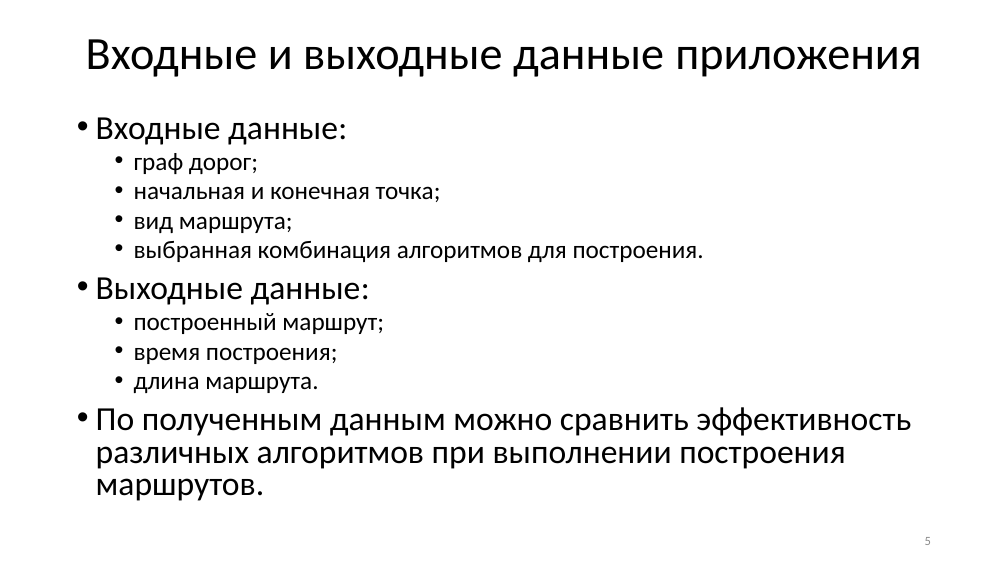
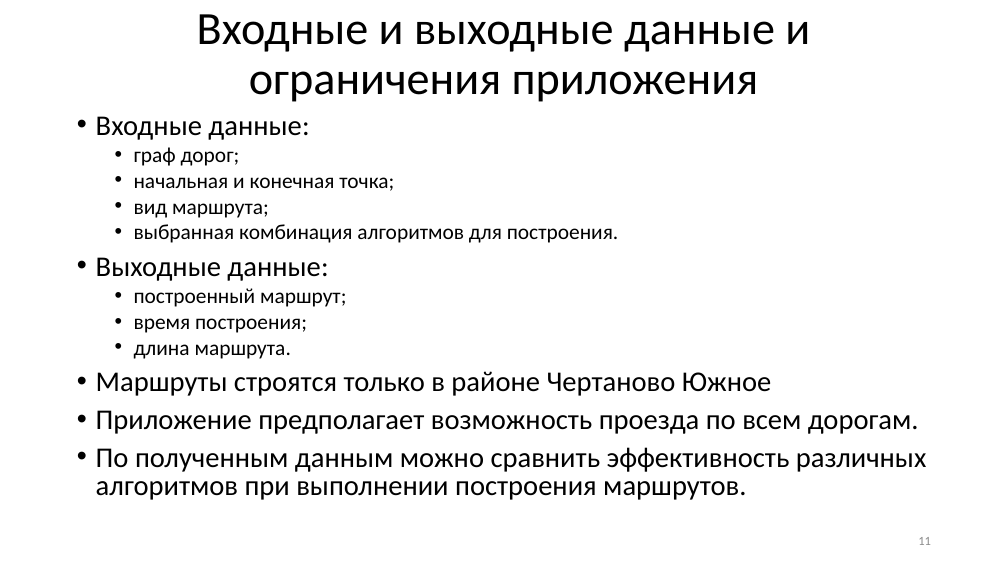
Before and after one commit to GorshkovNikita/Diploma, a slide deck: slide 11 of Documentation/Метод построения велосипедных маршрутов.pptx (slide 5 before the commit). Drawn at 1008x567 pixels with LibreOffice and Linux fonts; fonts in the diff are those of the drawing. Boxes give left, top, right and bottom in pixels: in the first picture for what was removed or moved away, otherwise in the second. Text is boxed around its words. In the diff, an @@ line names an element or a change of style, - is before the commit and + after.

```diff
--- a/Documentation/Метод построения велосипедных маршрутов.pptx
+++ b/Documentation/Метод построения велосипедных маршрутов.pptx
@@ text at <box>197,14,810,102</box>: text changed @@
-Входные и выходные данные приложения
+Входные и выходные данные и ограничения приложения
@@ text at <box>96,116,926,500</box>: size 32 to 27.2 pt in "Входные данные:", "Выходные данные:", "По полученным данным можно сравнить эффективность различных ..."; size 24 to 20.4 pt in "граф дорог;", "начальная и конечная точка;", "вид маршрута;", "выбранная комбинация алгоритмов для построения." and 3 more places @@
@@ text at <box>96,371,919,434</box>: paragraphs added @@
+• Маршруты строятся только в районе Чертаново Южное
+• Приложение предполагает возможность проезда по всем дорогам.
@@ page number at <box>918,537,931,545</box>: text changed @@
-5
+11
```
Also in this commit, not shown: 3 other slides changed, 1 slide added, 10 other files.
